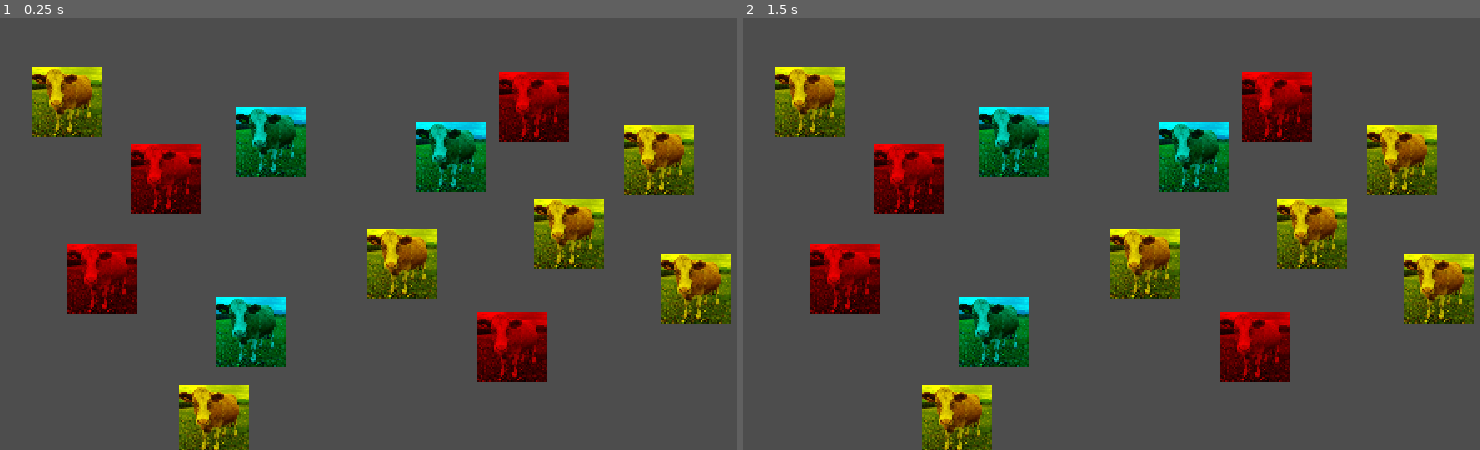
Above: before the commit, frames 1-2 (left to right).
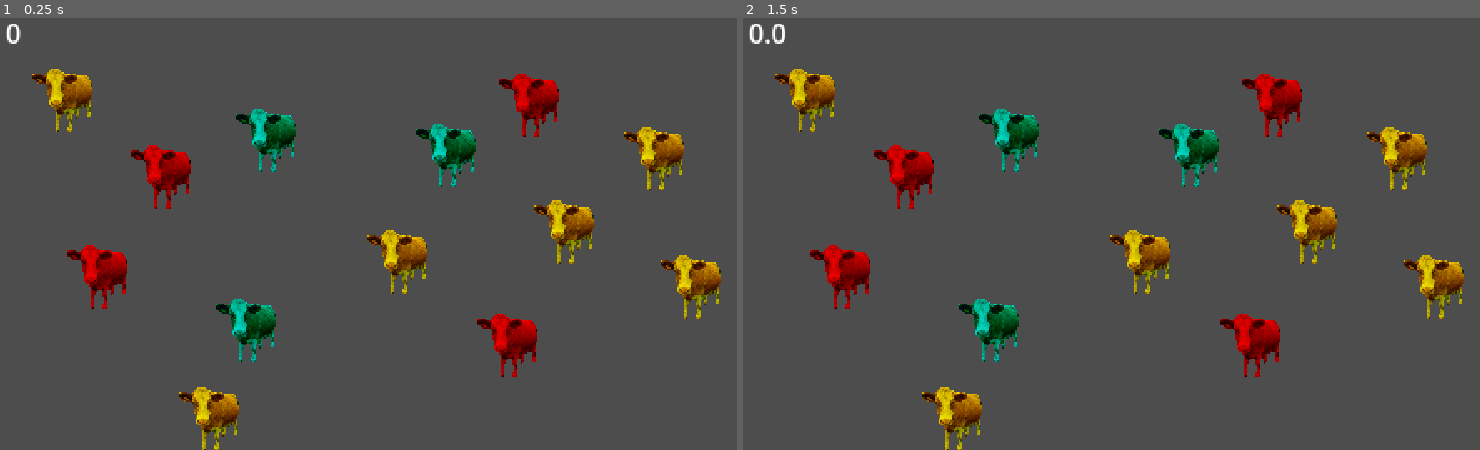
Above: after the commit, the same moments.

Repository: Ninesliced/gmtk-2025-online-group
Game: Godot game, scene res://scenes/main.tscn
The game is run twice, just before and just after one commit, with the same random seed, the same clock (stepped at 60 frames per second) and the same inputs. The engine's default icon, where the game draws it, is replaced by a stand-in: a white triangle on a blue panel in a dark square.
Inputs (mouse positions are in pixels of both pictures, inside the frame that each line leads up to):
- Up to frame 1 (0.25 s): no input
- Up to frame 2 (1.5 s): tap Enter at 0.5 s; move the mouse to (1310, 203) at 0.52 s; click (1310, 203) at 0.67 s; tap Space at 1.25 s; move the mouse to (971, 246) at 1.27 s; click (971, 246) at 1.42 s

The runs differ from the first frame. In frame 1, 12% of the frame differs, in the area x 0-100%, y 1-100%; in frame 2, 12%.

Commit message:
Cow capturing score

Diff:
--- a/gmtk2025/project.godot
+++ b/gmtk2025/project.godot
@@ -15,6 +15,15 @@
 config/features=PackedStringArray("4.4", "Forward Plus")
 config/icon="res://icon.svg"
 
+[autoload]
+
+Global="*res://scenes/global/Global.tscn"
+
+[debug]
+
+gdscript/warnings/unused_variable=0
+gdscript/warnings/unused_parameter=0
+
 [display]
 
 window/size/viewport_width=480
--- a/gmtk2025/scenes/actors/cow.gd
+++ b/gmtk2025/scenes/actors/cow.gd
@@ -1,23 +1,18 @@
 extends Node2D
+class_name Cow
 
 enum CowType {
-	WHITE,
-	BLACK,
-	BROWN,
+	UNDEFINED,
+	RED,
+	YELLOW,
+	BLUE,
 }
 
-@export var cow_type: CowType = randi_range(0, 2)
+@export var cow_type: CowType = CowType.UNDEFINED
 
 func _ready() -> void:
-	cow_type = randi_range(0, 2)
-	match cow_type:
-		CowType.WHITE:
-			$AnimatedSprite2D.modulate = Color(1, 0, 0)
-		CowType.BLACK:
-			$AnimatedSprite2D.modulate = Color(1, 1, 0)
-		CowType.BROWN:
-			$AnimatedSprite2D.modulate = Color(0, 1, 1)
-	pass
+	cow_type = randi_range(1, 3)
+	$AnimatedSprite2D.modulate = Global.cow_type_to_color(cow_type)
 
 func _process(delta: float) -> void:
 	pass
--- a/gmtk2025/scenes/actors/cow.tscn
+++ b/gmtk2025/scenes/actors/cow.tscn
@@ -1,7 +1,7 @@
 [gd_scene load_steps=4 format=3 uid="uid://b43s2losa3uh4"]
 
 [ext_resource type="Script" uid="uid://4p43ov0j06bu" path="res://scenes/actors/cow.gd" id="1_nv7pv"]
-[ext_resource type="Texture2D" uid="uid://dxdah5chmkbav" path="res://assets/cow.png" id="2_nv7pv"]
+[ext_resource type="Texture2D" uid="uid://dxdah5chmkbav" path="res://assets/cow_placeholder.png" id="2_nv7pv"]
 
 [sub_resource type="SpriteFrames" id="SpriteFrames_ociam"]
 animations = [{
--- a/gmtk2025/scenes/cow_manager.gd
+++ b/gmtk2025/scenes/cow_manager.gd
@@ -1,6 +1,8 @@
 extends Node2D
 
-func _on_lasso_shape_closed(shape: PackedVector2Array) -> void:
+@export var score_manager: ScoreManager
+
+func _on_lasso_shape_closed(shape: PackedVector2Array, cow_type: Cow.CowType) -> void:
 	var cows = get_tree().get_nodes_in_group("cow")
 
 	var trapped_cows = []
@@ -8,5 +10,12 @@
 		if Geometry2D.is_point_in_polygon(cow.global_position, shape):
 			trapped_cows.append(cow)
 
-	for trapped_cow in trapped_cows:
-		trapped_cow.capture()
+	var score = 0
+	for cow in trapped_cows:
+		if cow_type == cow.cow_type:
+			score += 1
+		else:
+			score -= 1
+		cow.capture()
+
+	score_manager.add_score(score)
--- /dev/null
+++ b/gmtk2025/scenes/global/Global.tscn
@@ -0,0 +1,6 @@
+[gd_scene load_steps=2 format=3 uid="uid://ref6w8t1503x"]
+
+[ext_resource type="Script" uid="uid://oxgovoxmk0wo" path="res://scenes/global/global.gd" id="1_ymfsq"]
+
+[node name="Global" type="Node2D"]
+script = ExtResource("1_ymfsq")
--- /dev/null
+++ b/gmtk2025/scenes/global/global.gd
@@ -0,0 +1,11 @@
+extends Node2D
+
+func cow_type_to_color(cow_type: Cow.CowType) -> Color:
+	match cow_type:
+		Cow.CowType.RED:
+			return Color(1, 0, 0)
+		Cow.CowType.YELLOW:
+			return Color(1, 1, 0)
+		Cow.CowType.BLUE:
+			return Color(0, 1, 1)
+	return Color(1, 1, 1)
--- a/gmtk2025/scenes/lasso/lasso.gd
+++ b/gmtk2025/scenes/lasso/lasso.gd
@@ -1,13 +1,16 @@
 extends Node2D
 
-@export var close_detection_radius = 64
+@export var close_detection_radius = 120
+@export var left_click_cow_type: Cow.CowType = Cow.CowType.UNDEFINED
+@export var right_click_cow_type: Cow.CowType = Cow.CowType.UNDEFINED
 
-signal shape_closed(shape: PackedVector2Array)
+signal shape_closed(shape: PackedVector2Array, cow_type: Cow.CowType)
 
 @onready var line: Line2D = $Line2D
 
 var _is_tracing := false
 var _beginning_pos = null
+var _lasso_type: Cow.CowType
 
 func _process(delta):
 	pass
@@ -17,28 +20,36 @@
 		if _is_tracing:
 			_process_tracing(event.global_position)
 	if event is InputEventMouseButton:
-		if event.button_index == MOUSE_BUTTON_LEFT:
-			if event.is_pressed():
-				_start_tracing(event.global_position)
-			else:
-				_end_tracing(event.global_position)
+		if event.is_pressed():
+			_start_tracing(event.global_position, event.button_index)
+		else:
+			_end_tracing(event.global_position)
 
-func _start_tracing(pos: Vector2):
+func _start_tracing(pos: Vector2, button_index: int):
+	if button_index == MOUSE_BUTTON_LEFT:
+		_lasso_type = left_click_cow_type
+	elif button_index == MOUSE_BUTTON_RIGHT:
+		_lasso_type = right_click_cow_type
+
 	_is_tracing = true
 	_beginning_pos = pos
 
 	line.clear_points()
 	line.add_point(pos)
-	line.closed = false
+	line.closed = true
+
+	modulate = Global.cow_type_to_color(_lasso_type)
 
 func _end_tracing(pos: Vector2):
 	_is_tracing = false
 
 	if pos.distance_to(_beginning_pos) < close_detection_radius:
 		line.closed = true
-		shape_closed.emit(PackedVector2Array(line.points))
+		shape_closed.emit(PackedVector2Array(line.points), _lasso_type)
 
+	_lasso_type = Cow.CowType.UNDEFINED
 	_beginning_pos = null
+	line.clear_points()
 
 func _process_tracing(pos):
 	line.add_point(pos)
--- a/gmtk2025/scenes/lasso/lasso.tscn
+++ b/gmtk2025/scenes/lasso/lasso.tscn
@@ -1,11 +1,12 @@
 [gd_scene load_steps=3 format=3 uid="uid://de7ib6xc58aex"]
 
 [ext_resource type="Script" uid="uid://d140xlkwwblqe" path="res://scenes/lasso/lasso.gd" id="1_n2ecx"]
-[ext_resource type="Texture2D" uid="uid://drhywoohyia5a" path="res://icon.svg" id="2_nydws"]
+[ext_resource type="Texture2D" uid="uid://do8dv43c3gkyb" path="res://assets/rope_placeholder.png" id="2_ph2b2"]
 
 [node name="Lasso" type="Node2D"]
 script = ExtResource("1_n2ecx")
 
 [node name="Line2D" type="Line2D" parent="."]
-texture = ExtResource("2_nydws")
+width = 8.0
+texture = ExtResource("2_ph2b2")
 texture_mode = 1
--- a/gmtk2025/scenes/main.tscn
+++ b/gmtk2025/scenes/main.tscn
@@ -1,15 +1,23 @@
-[gd_scene load_steps=4 format=3 uid="uid://cpv386wtlsucs"]
+[gd_scene load_steps=6 format=3 uid="uid://cpv386wtlsucs"]
 
 [ext_resource type="PackedScene" uid="uid://de7ib6xc58aex" path="res://scenes/lasso/lasso.tscn" id="1_o5qli"]
 [ext_resource type="PackedScene" uid="uid://b43s2losa3uh4" path="res://scenes/actors/cow.tscn" id="2_0wfyh"]
+[ext_resource type="Script" uid="uid://bkofb2g1mnla7" path="res://scenes/score_manager.gd" id="2_jyhfs"]
 [ext_resource type="Script" uid="uid://cajwtdoeayq2u" path="res://scenes/cow_manager.gd" id="2_sugp2"]
+[ext_resource type="PackedScene" uid="uid://dcsecleggohek" path="res://scenes/ui/hud/game_hud.tscn" id="5_tbgi4"]
 
 [node name="Main" type="Node2D"]
 
 [node name="Lasso" parent="." instance=ExtResource("1_o5qli")]
+left_click_cow_type = 1
+right_click_cow_type = 2
 
-[node name="CowManager" type="Node2D" parent="."]
+[node name="ScoreManager" type="Node2D" parent="."]
+script = ExtResource("2_jyhfs")
+
+[node name="CowManager" type="Node2D" parent="." node_paths=PackedStringArray("score_manager")]
 script = ExtResource("2_sugp2")
+score_manager = NodePath("../ScoreManager")
 
 [node name="Cow" parent="CowManager" instance=ExtResource("2_0wfyh")]
 position = Vector2(104, 107)
@@ -50,4 +58,9 @@
 [node name="Cow13" parent="CowManager" instance=ExtResource("2_0wfyh")]
 position = Vector2(422, 173)
 
+[node name="CanvasLayer" type="CanvasLayer" parent="."]
+
+[node name="GameHUD" parent="CanvasLayer" node_paths=PackedStringArray("score_manager") instance=ExtResource("5_tbgi4")]
+score_manager = NodePath("../../ScoreManager")
+
 [connection signal="shape_closed" from="Lasso" to="CowManager" method="_on_lasso_shape_closed"]
--- /dev/null
+++ b/gmtk2025/scenes/score_manager.gd
@@ -0,0 +1,7 @@
+extends Node2D
+class_name ScoreManager
+
+var score = 0
+
+func add_score(amount: float):
+	score += amount
--- /dev/null
+++ b/gmtk2025/scenes/ui/hud/game_hud.gd
@@ -0,0 +1,6 @@
+extends Control
+
+@export var score_manager: ScoreManager
+
+func _process(delta: float) -> void:
+	%ScoreLabel.text = str(score_manager.score)
--- /dev/null
+++ b/gmtk2025/scenes/ui/hud/game_hud.tscn
@@ -0,0 +1,30 @@
+[gd_scene load_steps=2 format=3 uid="uid://dcsecleggohek"]
+
+[ext_resource type="Script" uid="uid://sje425rx82p5" path="res://scenes/ui/hud/game_hud.gd" id="1_uhlhu"]
+
+[node name="GameHUD" type="Control"]
+layout_mode = 3
+anchors_preset = 15
+anchor_right = 1.0
+anchor_bottom = 1.0
+grow_horizontal = 2
+grow_vertical = 2
+script = ExtResource("1_uhlhu")
+
+[node name="MarginContainer" type="MarginContainer" parent="."]
+layout_mode = 1
+anchors_preset = 15
+anchor_right = 1.0
+anchor_bottom = 1.0
+grow_horizontal = 2
+grow_vertical = 2
+theme_override_constants/margin_left = 8
+theme_override_constants/margin_top = 8
+theme_override_constants/margin_right = 8
+theme_override_constants/margin_bottom = 8
+
+[node name="ScoreLabel" type="Label" parent="MarginContainer"]
+unique_name_in_owner = true
+layout_mode = 2
+size_flags_horizontal = 0
+size_flags_vertical = 0
Binary file removed: gmtk2025/assets/cow.png
Binary file added: gmtk2025/assets/cow_placeholder.png
Not shown, added: gmtk2025/assets/cow_placeholder.png.import
Binary file added: gmtk2025/assets/rope_placeholder.png
Not shown, changed: gmtk2025/assets/rope_placeholder.png.import
Not shown, added: gmtk2025/scenes/global/global.gd.uid
Not shown, added: gmtk2025/scenes/score_manager.gd.uid
Not shown, added: gmtk2025/scenes/ui/hud/game_hud.gd.uid
